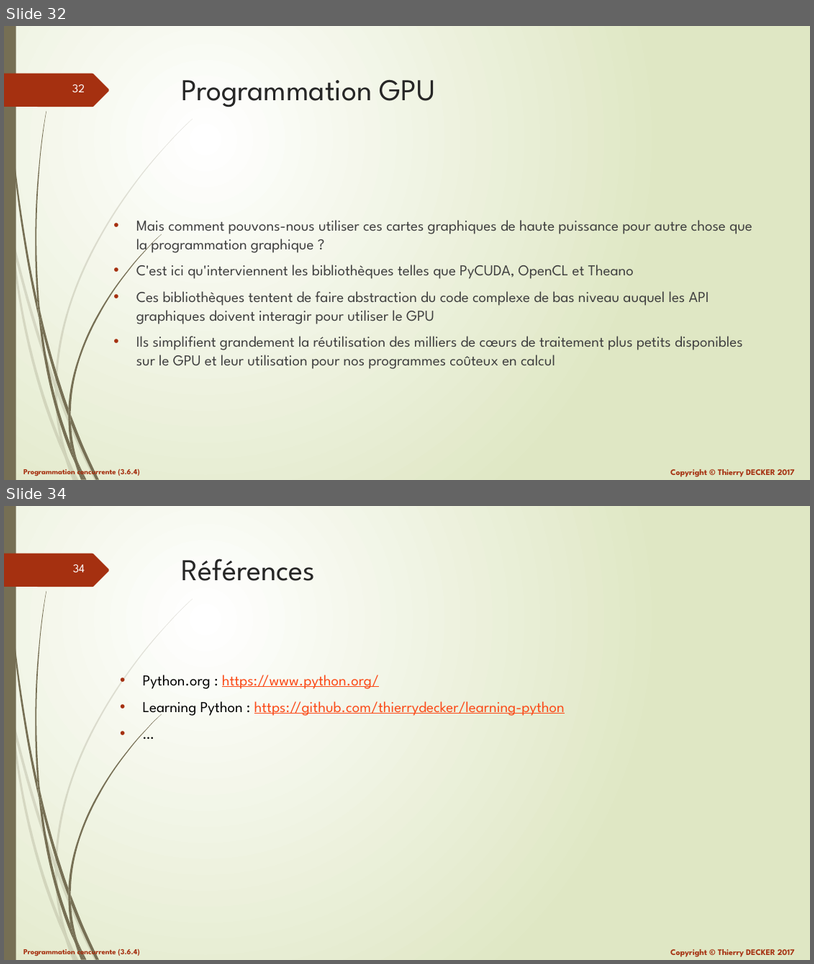
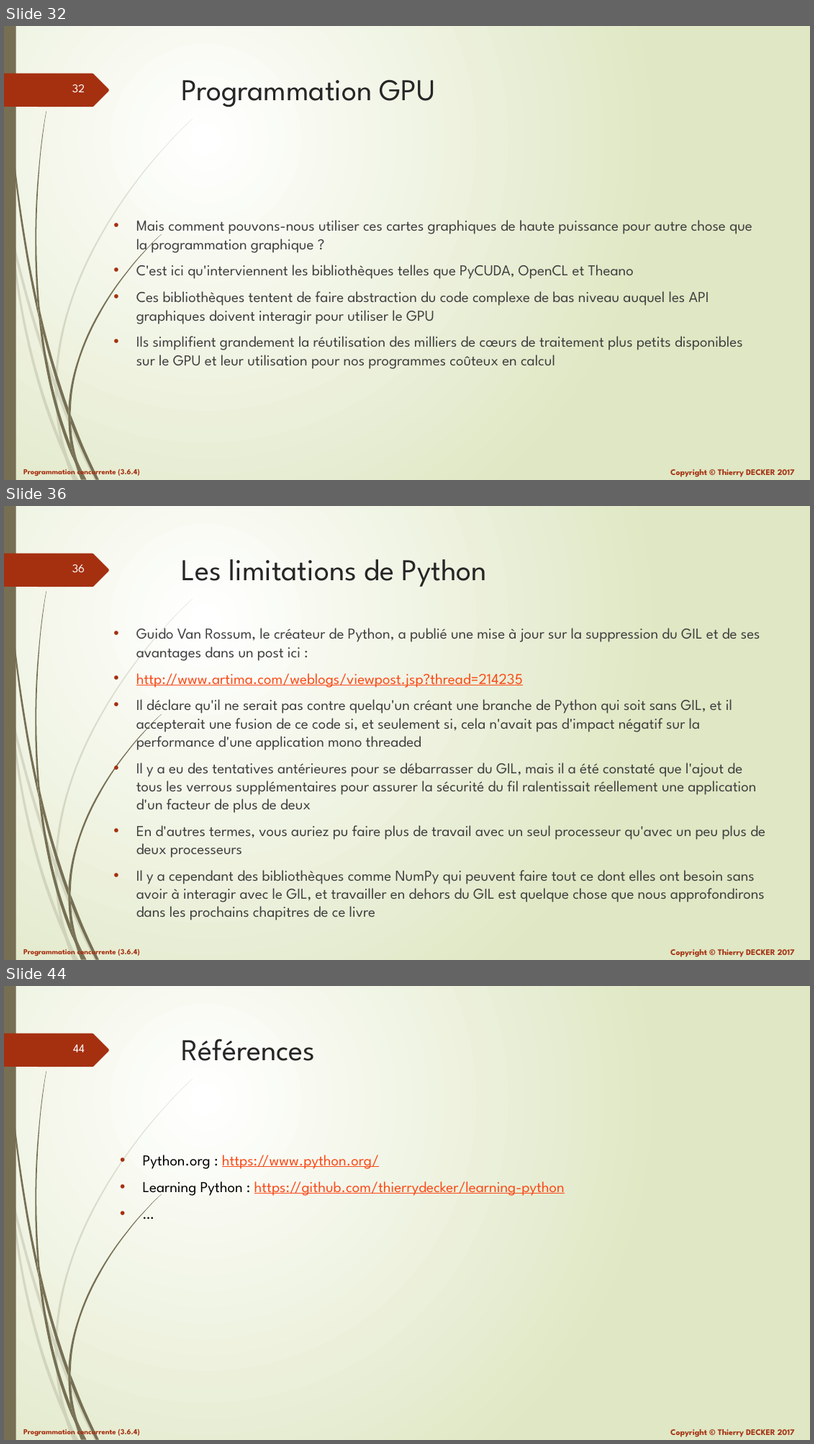
Before and after one commit to VikmanTheRacoon/learning-python, a slide deck: documentations/python-103.pptx. Shown one above the other, each under a label of ours: slides 32 and 34 before the commit, slides 32, 36 and 44 after it; the slides between them are not shown. The pictures are 814x964 and 814x1444 pixels, drawn with LibreOffice and Linux fonts; fonts in the diff are those of the drawing. Boxes give left, top, right and bottom in pixels: in the first picture for what was removed or moved away, otherwise in the second. Text is boxed around its words. In the diff, an @@ line names an element or a change of style, - is before the commit and + after.

```diff
--- a/documentations/python-103.pptx
+++ b/documentations/python-103.pptx
@@ slide 36 added at box(4, 506, 810, 960), background gradient #FFFFFF to #DFE8C4; not listed: 27 template elements that a slide beside it also shows @@
@@ title added at box(182, 559, 487, 587), 36 pt, text #262626 @@
+Les limitations de Python
@@ text added at box(136, 628, 766, 920), 18 pt, text #404040 @@
+• Guido Van Rossum, le créateur de Python, a publié une mise à jour sur la suppression du GIL et de ses avantages dans un post ici :
+• http://www.artima.com/weblogs/viewpost.jsp?thread=214235
+• Il déclare qu'il ne serait pas contre quelqu'un créant une branche de Python qui soit sans GIL, et il accepterait une fusion de ce code si, et seulement si, cela n'avait pas d'impact négatif sur la performance d'une application mono threaded
+• Il y a eu des tentatives antérieures pour se débarrasser du GIL, mais il a été constaté que l'ajout de tous les verrous supplémentaires pour assurer la sécurité du fil ralentissait réellement une application d'un facteur de plus de deux
+• En d'autres termes, vous auriez pu faire plus de travail avec un seul processeur qu'avec un peu plus de deux processeurs
+• Il y a cependant des bibliothèques comme NumPy qui peuvent faire tout ce dont elles ont besoin sans avoir à interagir avec le GIL, et travailler en dehors du GIL est quelque chose que nous approfondirons dans les prochains chapitres de ce livre
@@ what was slide 34 is now slide 44 @@
@@ page number at box(73, 1044, 85, 1052): text changed @@
-34
+44
```
Also in this commit, not shown: 1 slide changed, 9 other slides added, 1 other file.
